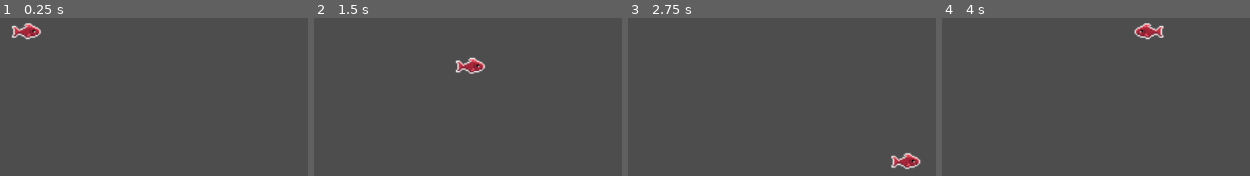
Above: before the commit, frames 1-4 (left to right).
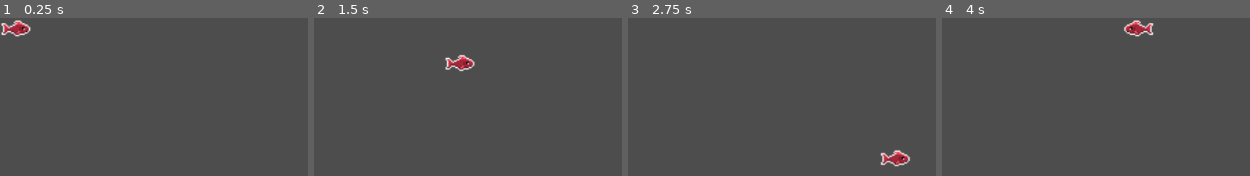
Above: after the commit, the same moments.

Repository: ScottWollbrink/Feesh-game
Game: Godot game, scene res://main_character.tscn
Same seed, same stepped clock (60 frames per second), same inputs: the game is played once before the commit and once after it. The project has no main scene, so this scene is started directly.
Inputs:
- Up to frame 1 (0.25 s): no input
- Up to frame 2 (1.5 s): tap Enter at 0.5 s; hold D (move_right) 0.53-1.28 s; hold S (move_down) from 1.28 s (still down)
- Up to frame 3 (2.75 s): release S (move_down) at 2.03 s; hold D (move_right) from 2.03 s (still down)
- Up to frame 4 (4 s): release D (move_right) at 2.78 s; hold W (move_up) 2.78-3.53 s; hold A (move_left) from 3.53 s (still down)

The runs differ from the first frame. In frame 1, 1.0% of the frame differs, in the area x 0-14%, y 1-14%; in frame 2, 1.0%, in the area x 42-56%, y 23-36%; in frame 3, 1.0%; in frame 4, 1.0%.

Commit message:
scene change

Diff:
--- a/main_character.tscn
+++ b/main_character.tscn
@@ -72,10 +72,10 @@
 height = 32.0
 
 [node name="MainCharacter" type="CharacterBody2D"]
+position = Vector2(22, 15)
 script = ExtResource("1_dqhp8")
 
 [node name="MainCharacterAnimation" type="AnimatedSprite2D" parent="."]
-position = Vector2(37, 19)
 scale = Vector2(1.96875, 1.875)
 sprite_frames = SubResource("SpriteFrames_gsr2u")
 animation = &"move"
@@ -83,6 +83,6 @@
 frame_progress = 0.478638
 
 [node name="CollisionShape2D" type="CollisionShape2D" parent="."]
-position = Vector2(41, 20)
+position = Vector2(5, 1)
 rotation = 1.5708
 shape = SubResource("CapsuleShape2D_ximw2")
